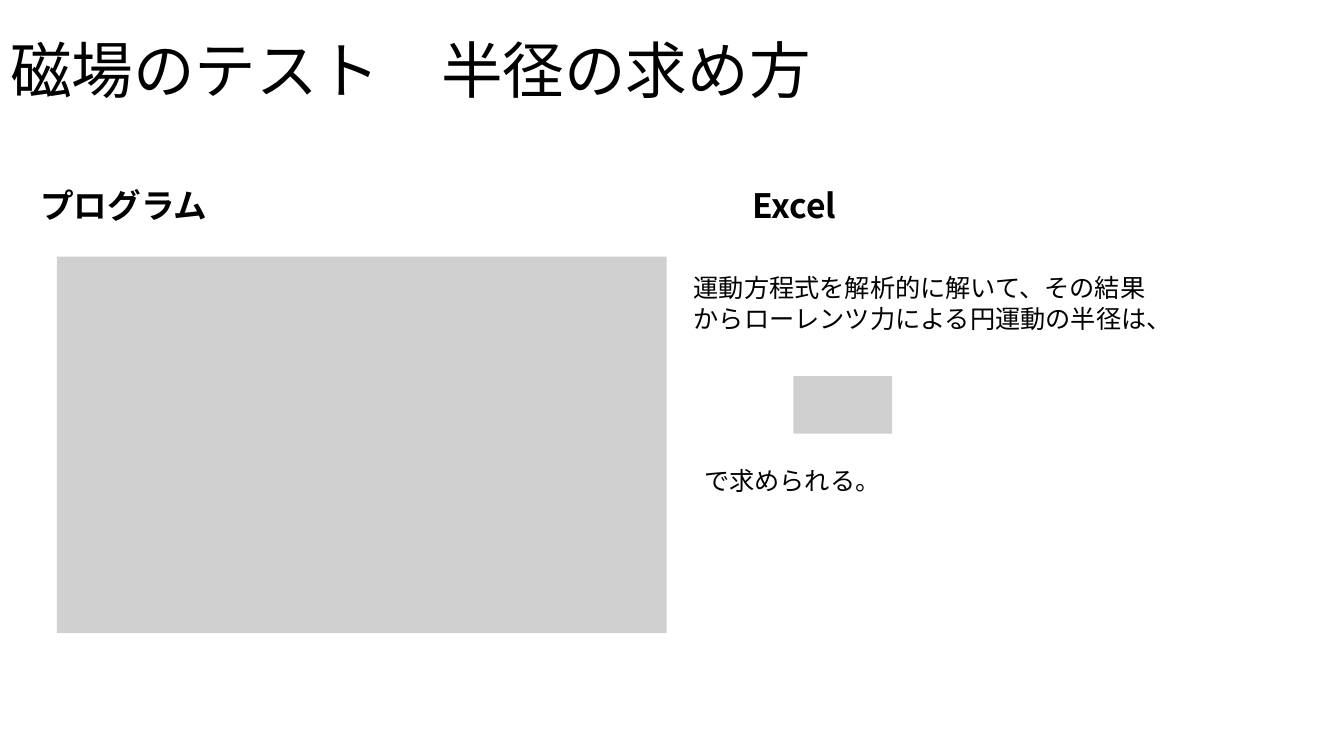
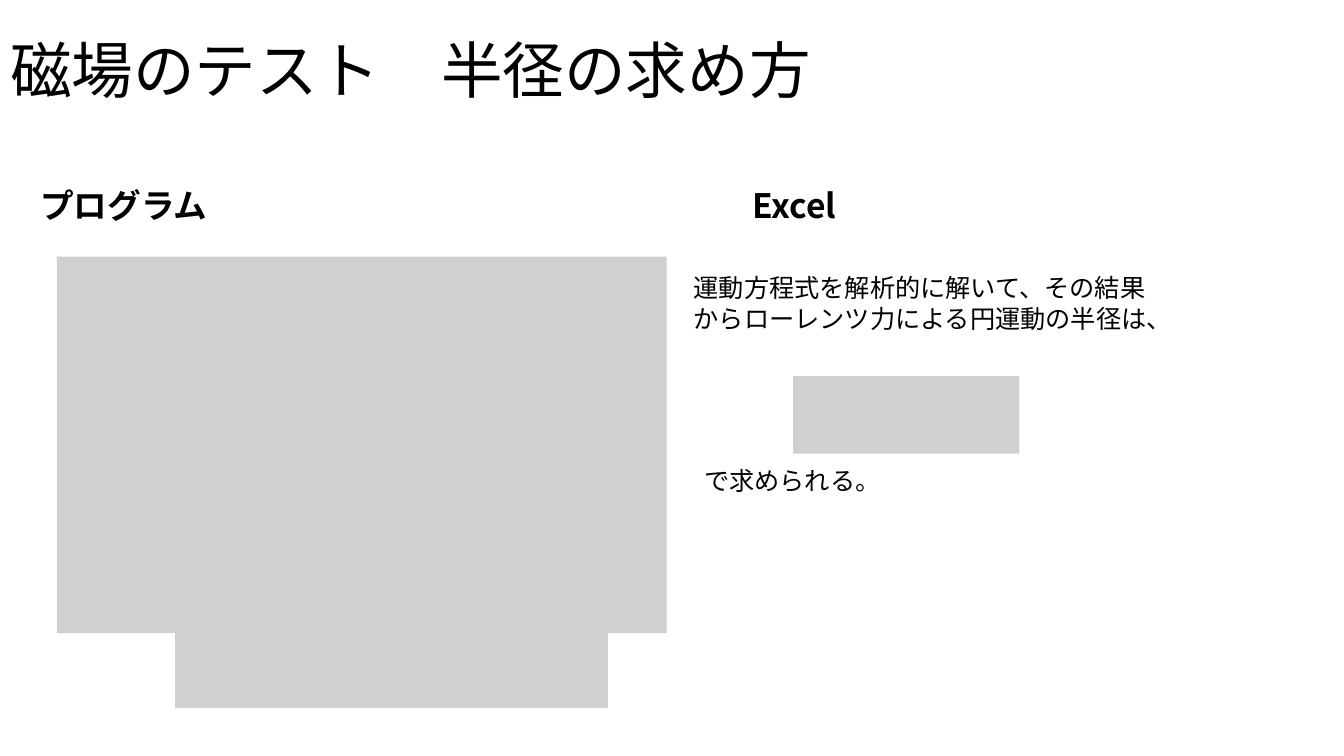
Before and after one commit to Takeuchi-yuya/Ksimulation, a slide deck: slide 14 of docs/中間発表.pptx (slide 12 before the commit). Drawn at 1344x756 pixels with LibreOffice and Linux fonts; fonts in the diff are those of the drawing; grey boxes stand for pictures. Boxes give left, top, right and bottom in pixels: in the first picture for what was removed or moved away, otherwise in the second. Text is boxed around its words. In the diff, an @@ line names an element or a change of style, - is before the commit and + after.

```diff
--- a/docs/中間発表.pptx
+++ b/docs/中間発表.pptx
@@ picture: place and size @@
-picture at (793, 376, 892, 434)
+picture at (793, 376, 1019, 454)
@@ picture added at (175, 625, 608, 709) @@
```
Also in this commit, not shown: 5 other slides changed, 4 slides added, 3 slides removed, 1 other file.
